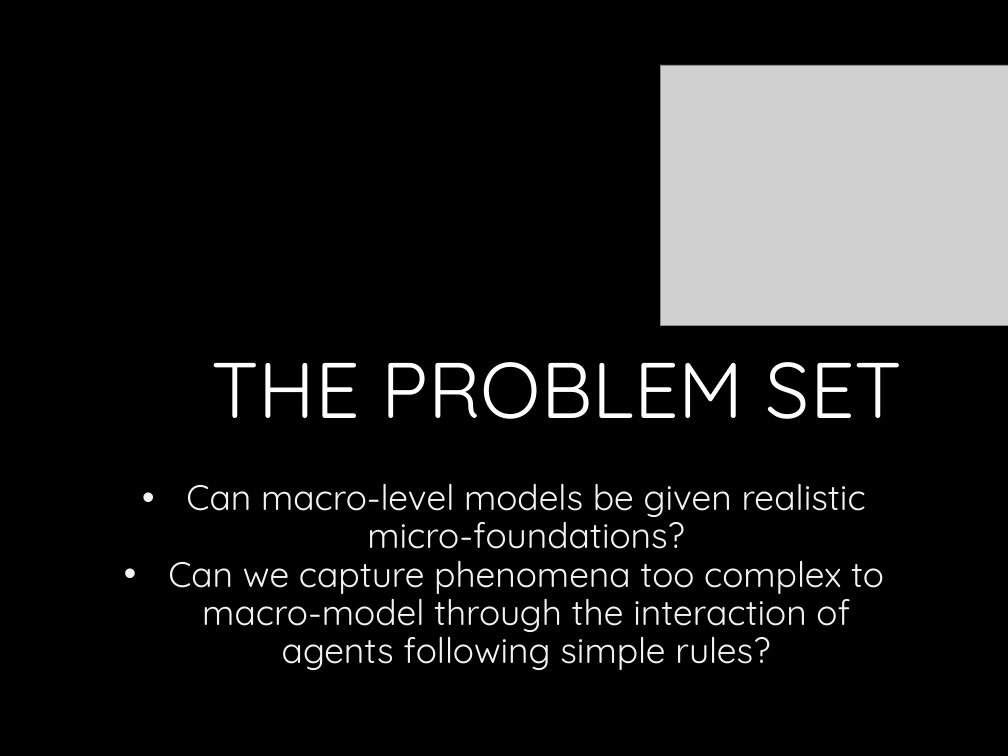
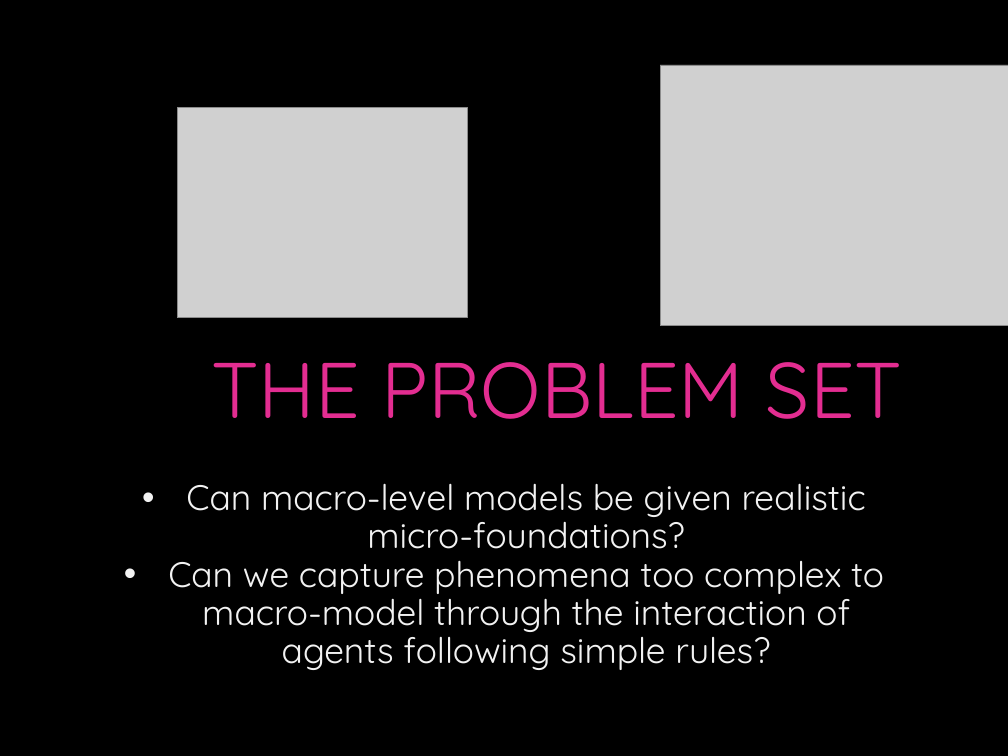
Before and after one commit to gcallah/indras_net, a slide deck: slide 2 of docs/Indra.pptx. Drawn at 1008x756 pixels with LibreOffice and Linux fonts; fonts in the diff are those of the drawing; grey boxes stand for pictures; background and template pictures are left out. Boxes give left, top, right and bottom in pixels: in the first picture for what was removed or moved away, otherwise in the second. Text is boxed around its words. In the diff, an @@ line names an element or a change of style, - is before the commit and + after.

```diff
--- a/docs/Indra.pptx
+++ b/docs/Indra.pptx
@@ picture added at [177,107,467,318] @@
@@ title "THE PROBLEM SET" at [211,362,903,419]: text colour #FFFFFF to #E32D91 @@
```
Also in this commit, not shown: 10 other slides changed.
